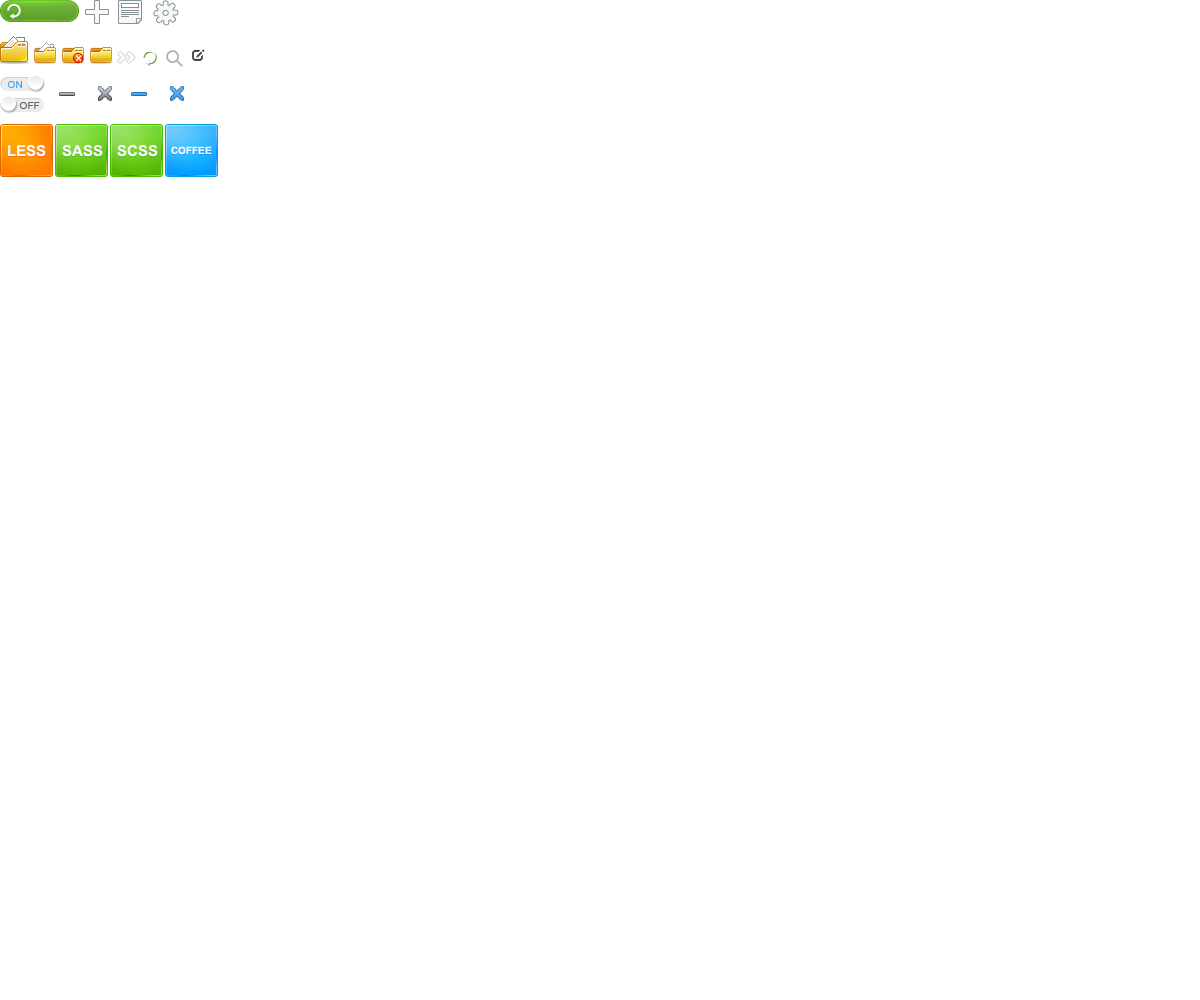
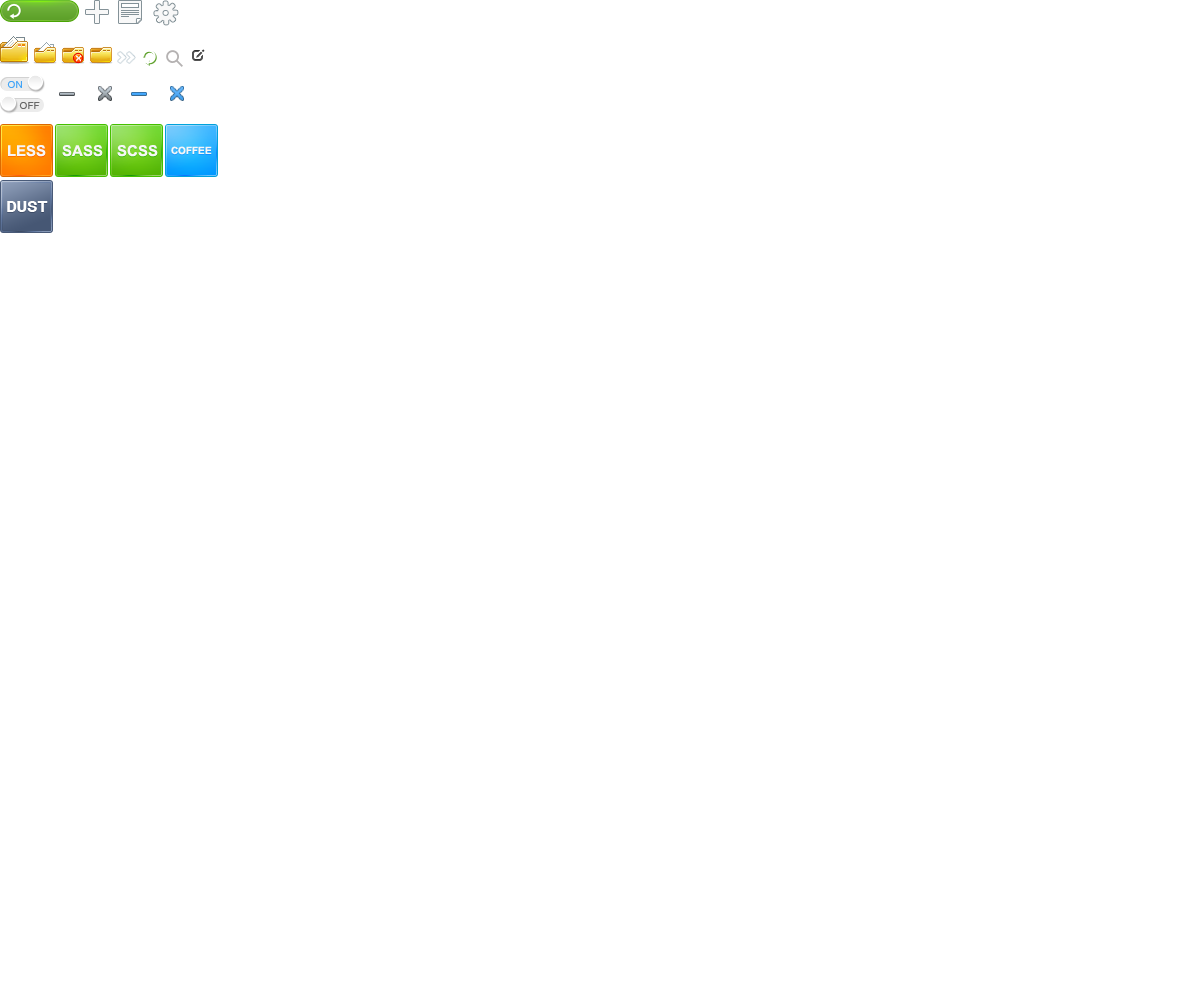
Layers edited between the first and the second 1200x1000 image:
added group "DUST" (1st of 2) with 3 layers above "SASS" over bbox(0, 180, 53, 233)
added layer "border" in group "DUST" over bbox(0, 180, 53, 233)
added layer "DUST" (2nd of 2, in "DUST") in group "DUST" over bbox(7, 201, 48, 212)
added layer "gradian" in group "DUST" over bbox(3, 183, 50, 230)
